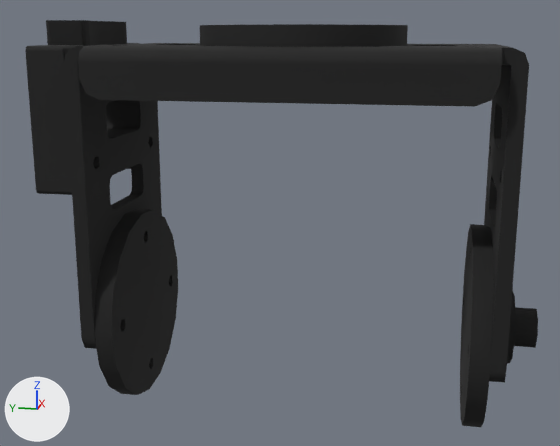
Before and after pictures for a commit that changed the COLLADA model meshes/wrist_pitch.dae.
Rendered twice from a 50 mm camera at (-0.0834, 0.012, 0.0313) aimed at (-0.0005, 0.0286, 0.0106). Arrows for +X, +Y and +Z are at lower left; the lights stay in place. Vertices at the same position are counted once.

The first picture shows 'WristPitch'.
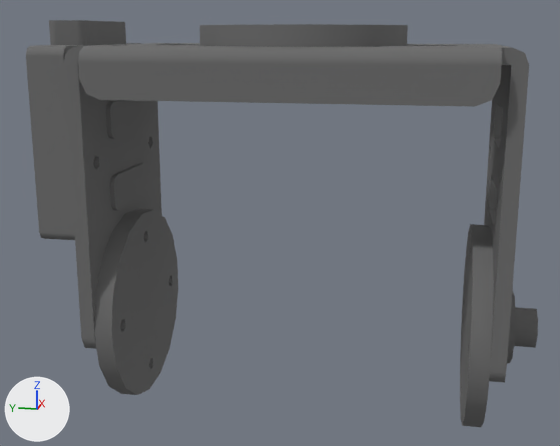
Changed parts and their boxes (x1, y1, x2, y2) in the pictures (560 x 446 px; the box of a moved part takes in the faces that stretch with it):
'WristPitch', recoloured, surface changed, reshaped (black to grey): before (25, 20, 538, 427); after (26, 20, 538, 427)
part 1 of me_cyton_gamma300, moved or reshaped: before (25, 20, 139, 195); after (26, 20, 147, 240)

The edits, one by one:
Material 'mymaterial' (mat_mymaterial) changes colour from black #191919 to dark grey #666666; in linear values from (0.01, 0.01, 0.01) to (0.133, 0.133, 0.133).
In material 'mymaterial' (mat_mymaterial), emission_strength is now set to 1.0.
In material 'mymaterial' (mat_mymaterial), emission_color is now set to (0.01, 0.01, 0.01), black #191919.
me_cyton_gamma300 is used by ob_wristpitch; location (0.0, 0.0, 0.0).
me_cyton_gamma300 had 2105 vertices, 4382 faces and spanned x -0.013..0.013, y 0.0004..0.0523, z -0.011..0.0325.
me_cyton_gamma300 now has 2099 vertices, 4386 faces and spans x -0.013..0.013, y 0.0004..0.0523, z -0.011..0.0325.
me_cyton_gamma300 part 1: 6 vertices moved from x -0.0058..0.0055, y 0.0483..0.0484, z 0.0295..0.0325 to x -0.0061..0.0051, y 0.0483..0.0523, z 0.03..0.0325; 88 vertices removed from x -0.011..0.011, y 0.0483..0.0523, z 0.015..0.0325; 82 vertices added at x -0.011..0.011, y 0.0463..0.0523, z 0.01..0.0325.
